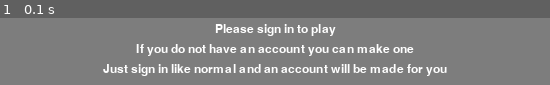
Above: before the commit, frame 1.
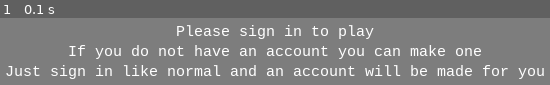
Above: after the commit, the same moment.

Repository: Knight-Thomas/My-pygame-App
Game: pygame game, started from SignIn.py
Two runs of this game, one before a commit and one after it. Both use one fixed random seed, a clock stepped at 60 frames per second and the inputs below.
Inputs:
- Up to frame 1 (0.1 s): no input

The runs differ from the first frame. In frame 1, 15% of the frame differs, in the area x 1-99%, y 8-92%.

Commit message:
Adding the Sign in Database function to the main code to update the scores for now

Diff:
--- a/SignIn.py
+++ b/SignIn.py
@@ -1,5 +1,6 @@
 import pygame as pg
 import sqlite3
+import sys
 
 WIDTH1, HEIGHT1, FPS1 = (600,500,60)
 #Define colours
@@ -19,7 +20,7 @@
 pg.display.set_caption('Sign in')
 clock = pg.time.Clock()
 
-font_name = pg.font.match_font('comic sans')
+font_name = pg.font.match_font('Consolas')
 
 new_db = sqlite3.connect("Ian-Hawke-Game.db")
 c = new_db.cursor()
@@ -61,7 +62,6 @@
     surf.blit(text_surface, text_rect)
 
 
-
 #create a sprite group
 all_sprites = pg.sprite.Group()
 
@@ -83,9 +83,9 @@
     #Draw/render
     screen.fill(GREY)
     all_sprites.draw(screen)
-    draw_text1(screen,str(text1),18,WIDTH1/2,10)
-    draw_text2(screen,str(text2),18,WIDTH1/2,30)
-    draw_text3(screen,str(text3),18,WIDTH1/2,50)
+    draw_text1(screen,str(text1),15,WIDTH1/2,10)
+    draw_text2(screen,str(text2),15,WIDTH1/2,30)
+    draw_text3(screen,str(text3),15,WIDTH1/2,50)
     pg.display.flip()
 
 Username = input('Enter Username: ')
--- a/myGameApp.py
+++ b/myGameApp.py
@@ -45,13 +45,6 @@
 
 new_db = sqlite3.connect("Ian-Hawke-Game.db")
 c = new_db.cursor()
-query = '''
-            INSERT INTO Users
-            VALUES ("francis_fs24", "54321", 99 )
-        '''
-
-
-c.execute(query)
 
 
 def draw_text1(surf,text,size, x,y):
@@ -207,6 +200,7 @@
     if score == 0:
         text2 = 'LEVEL 1'
         draw_text2(screen,str(text2),18,WIDTH/2,30)
+
     elif score == 200:
         class Bullet(pg.sprite.Sprite):
             def __init__(self,x,y):
@@ -294,7 +288,7 @@
                     self.rect.x = random.randrange(0, WIDTH - self.rect.width) #appears within the limits of the screen
                     self.rect.y = random.randrange(-100,-40) #this is off the screen
                     self.speedy = random.randrange(1,15)
-        text2 = 'LEVEL 4'
+        text2 = 'LEVEL 400'
         draw_text2(screen,str(text2),18,WIDTH/2,30)
 
     elif score == 400:
@@ -494,6 +488,13 @@
     draw_text2(screen,str(text2),18,WIDTH/2,25)
     #always do this after drawing anything
     pg.display.flip()
+
+Username = input('Enter Username: ')
+Password = input('Enter Password: ')
+
+c.execute('''INSERT INTO Users
+          VALUES (?,?,?)''', (Username, Password, score))
+
 #terminate the game window and close everything up
 pg.quit
 new_db.commit()
Binary file changed: Ian-Hawke-Game.db
